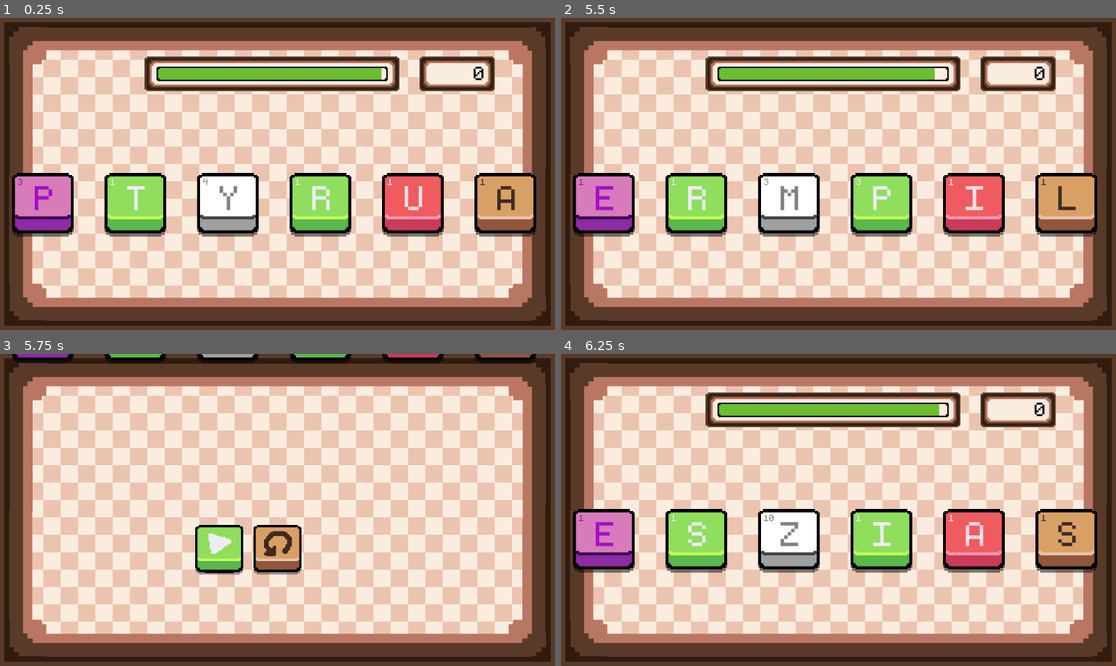
Above: before the commit, frames 1-4 (two rows, left to right).
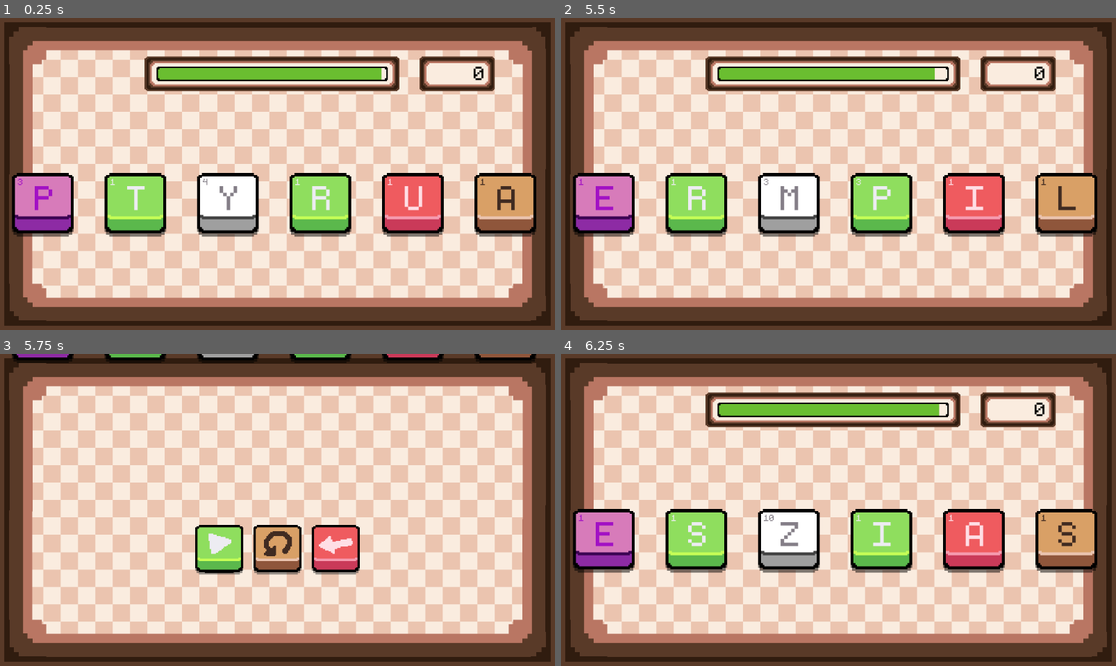
Above: after the commit, the same moments.

Repository: lohchness/Swivle
Game: Godot game, scene res://scenes/Game.tscn
Two runs of this game, one before a commit and one after it. Both use one fixed random seed, a clock stepped at 60 frames per second and the inputs below.
Inputs (mouse positions are in pixels of both pictures, inside the frame that each line leads up to):
- Up to frame 1 (0.25 s): no input
- Up to frame 2 (5.5 s): tap Enter (DEBUG_END) at 0.5, 4.25, 4.9 s; move the mouse to (605, 205) at 0.52 s; hold 5 (FIVE) 0.53-1.25 s; click (605, 205) at 0.67 s; click (755, 183) at 1.27 s; move the mouse to (694, 205) at 2.02 s; tap 4 (FOUR) at 2.1 s; click (694, 205) at 2.17 s; tap Space (Pivot) at 2.75, 3.6 s; move the mouse to (788, 205) at 2.77 s; hold 1 (ONE) 2.78-3.53 s; click (788, 205) at 2.92 s; move the mouse to (694, 180) at 3.52 s; click (694, 180) at 3.67 s; move the mouse to (971, 205) at 4.27 s; hold Right mouse button (Release) 4.28-5.03 s; click (971, 205) at 4.42 s; move the mouse to (1066, 183) at 5.02 s; tap 6 (SIX) at 5.1 s; click (1066, 183) at 5.17 s
- Up to frame 3 (5.75 s): tap Escape (Pause) at 5.65 s
- Up to frame 4 (6.25 s): click (838, 541) at 5.77 s

Frames 1-2 are identical in both runs. In frame 3, 1.3% of the frame differs, in the area x 56-65%, y 54-71%; in frame 4, nothing differs.

Commit message:
feat: add quit key to game scene

Diff:
--- a/scenes/Game.tscn
+++ b/scenes/Game.tscn
@@ -14,6 +14,7 @@
 [ext_resource type="PackedScene" uid="uid://cqh4be70g6bi3" path="res://scenes/controls/restart_control_key.tscn" id="12_mcffj"]
 [ext_resource type="PackedScene" uid="uid://fpsdfujpr5sx" path="res://scenes/controls/play_control_key.tscn" id="13_2rd6h"]
 [ext_resource type="PackedScene" uid="uid://gu3ck2n063pp" path="res://scenes/EndGame.tscn" id="14_7ua8r"]
+[ext_resource type="PackedScene" uid="uid://cic0d12elc2t1" path="res://scenes/controls/quit_control_key.tscn" id="15_r7sob"]
 
 [node name="Game" type="Node2D"]
 script = ExtResource("1_d0sg0")
@@ -131,4 +132,9 @@
 use_editor_as_start = true
 offset_vector = Vector2(0, -450)
 
+[node name="QuitControlKey" parent="." instance=ExtResource("15_r7sob")]
+position = Vector2(697, 796)
+use_editor_as_start = true
+offset_vector = Vector2(0, -450)
+
 [node name="EndGame" parent="." instance=ExtResource("14_7ua8r")]
--- a/scripts/Game.gd
+++ b/scripts/Game.gd
@@ -13,6 +13,7 @@
 @onready var timer: CountdownBar = $TopBar/Timer
 @onready var restart_key: RestartControlKey = $RestartControlKey
 @onready var resume_key: PlayControlKey = $PlayControlKey
+@onready var quit_key: QuitControlKey = $QuitControlKey
 @onready var end_game: EndGame = $EndGame
 
 
@@ -24,6 +25,7 @@
 	timer.gameover.connect(Callable(self, "game_over"))
 	restart_key.restart_pressed.connect(Callable(self, "restart"))
 	resume_key.play_pressed.connect(Callable(self, "resume_game"))
+	quit_key.quit_pressed.connect(Callable(self, "quit_game"))
 	end_game.restart_game.connect(Callable(self, "restart"))
 
 
@@ -58,6 +60,7 @@
 
 	restart_key.move_on_screen()
 	resume_key.move_on_screen()
+	quit_key.move_on_screen()
 
 
 func resume_game() -> void:
@@ -69,6 +72,7 @@
 
 	restart_key.move_off_screen()
 	resume_key.move_off_screen()
+	quit_key.move_off_screen()
 
 
 func game_over() -> void:
@@ -96,8 +100,13 @@
 
 	restart_key.move_off_screen()
 	resume_key.move_off_screen()
+	quit_key.move_off_screen()
 
 	end_game.bulk_move_off_screen()
+
+
+func quit_game() -> void:
+	return
 
 
 func add_score(score: int) -> void:
Not shown: 1 places in scenes/Game.tscn that only renumber resources
